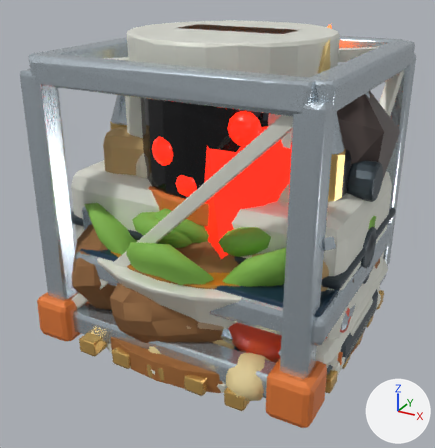
Renders of the glTF model lunar-art-test/game/assets/inventory/items.glb from each side of a commit.
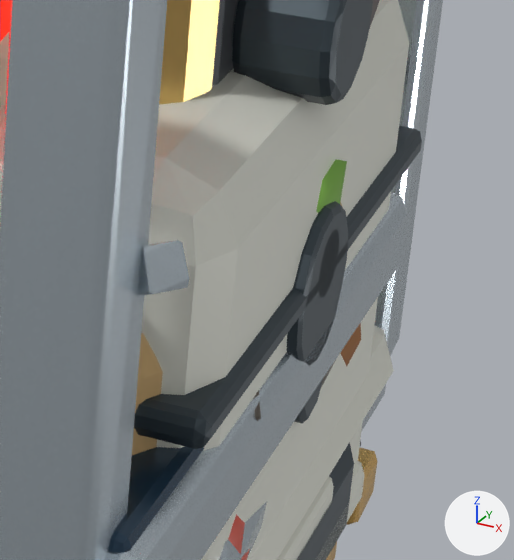
The first picture shows the older version from a camera (50 mm lens) standing at (0.904, -1.743, 1.201) and looking at (-0.014, -0.074, 0.366). The close-ups show the older and then the newer version on the part from 66% to 96% of the width and 39% to 71% of the height of that picture. Only the edits that show in the close-ups are written down. The axes (+X, +Y, +Z) are drawn at lower right. The lights are the same throughout. Where no turn or scale is listed for an object, it has been applied to the vertices.

Objects in the first close-up: 'Item_flamethrower_part01', 'Item_frame_part01', 'Item_meal_part02', 'Item_medkit_part01', 'Item_medkit_part02', 'Item_pistol_part01', 'Item_protein_part01', 'Item_rounds_part01', 'Item_rounds_part03', 'Item_silicon_part01', 'Item_silicon_part02', 'Item_stew_part00' and 15 more.
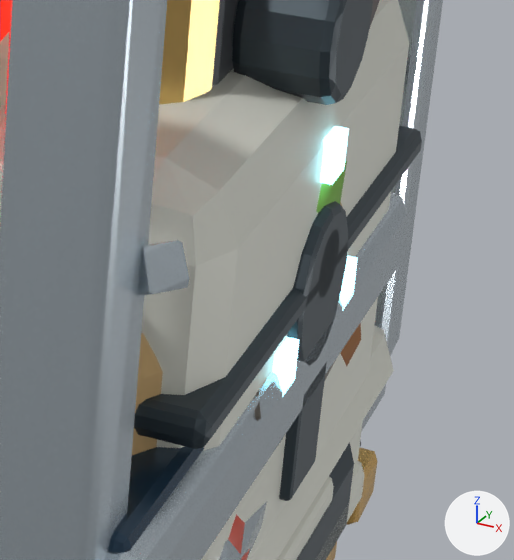
Pixel boxes [x1, y1, x2, y2] of what changed, in the close-ups (514 x 560 px):
'Item_railgun_part01', added: after [279, 362, 327, 501]
'Item_arc_part03', added: after [272, 126, 358, 397]

What the commit changed:
Mesh me_cube_558 is new.
It has 221 vertices, 426 faces and spans x -0.341..0.5, y -0.048..0.048, z 0.0..0.287.
It uses material mat_icon_study___graphite_structure (greyish blue #3c4850).
Mesh me_cube_540 is new.
It has 282 vertices, 536 faces and spans x -0.179..0.5, y -0.136..0.136, z 0.242..0.512.
It uses material mat_icon_study___katana_arc_edge (cyan #a0edff, glowing cyan #a0edff).
Object 'Item_railgun_part01' (ob_item_railgun_part01) is new; it shows me_cube_558.
Its location is (0.0, 0.0, 0.0).
Object 'Item_arc_part03' (ob_item_arc_part03) is new; it shows me_cube_540.
Its location is (0.0, 0.0, 0.0).
